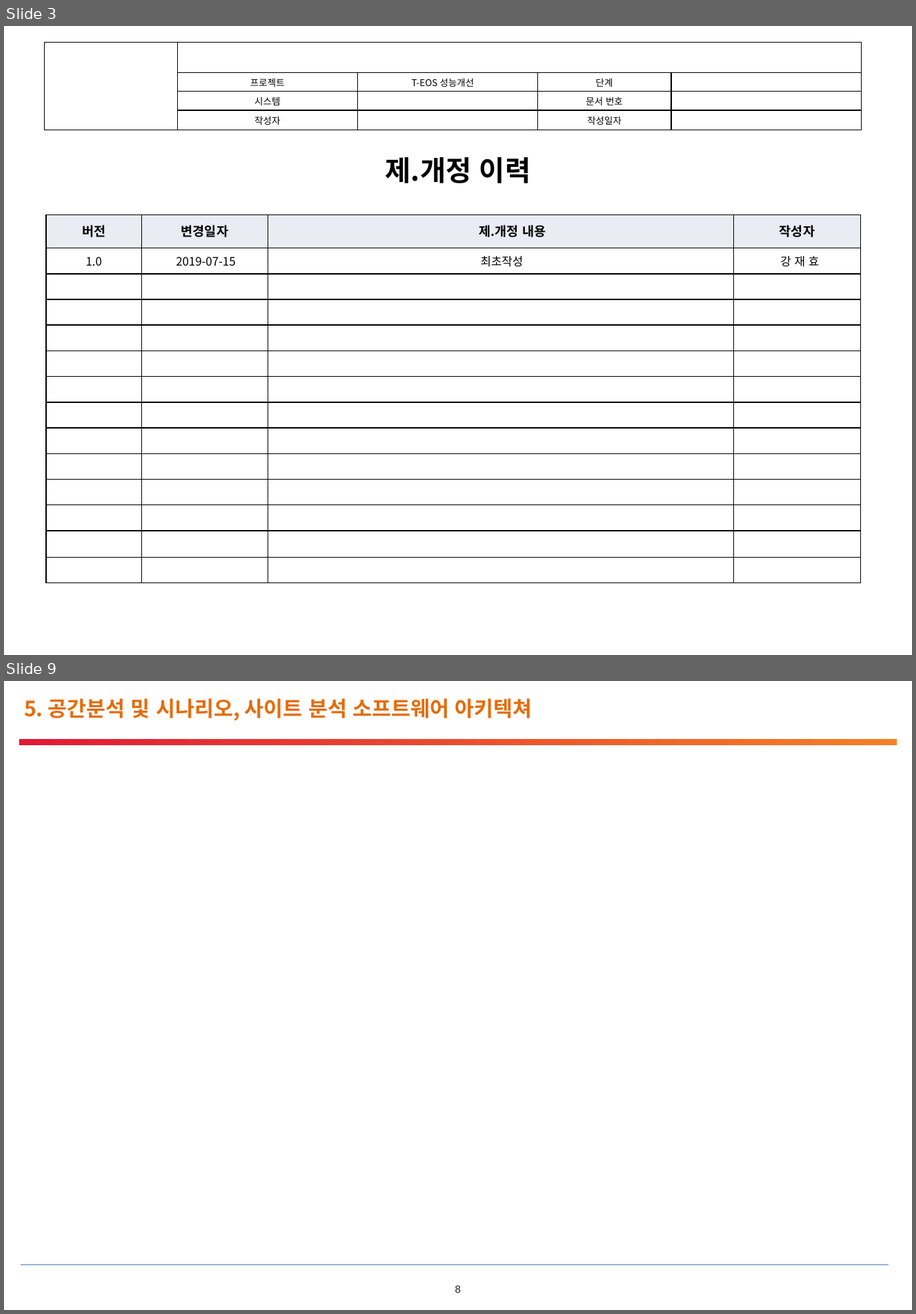
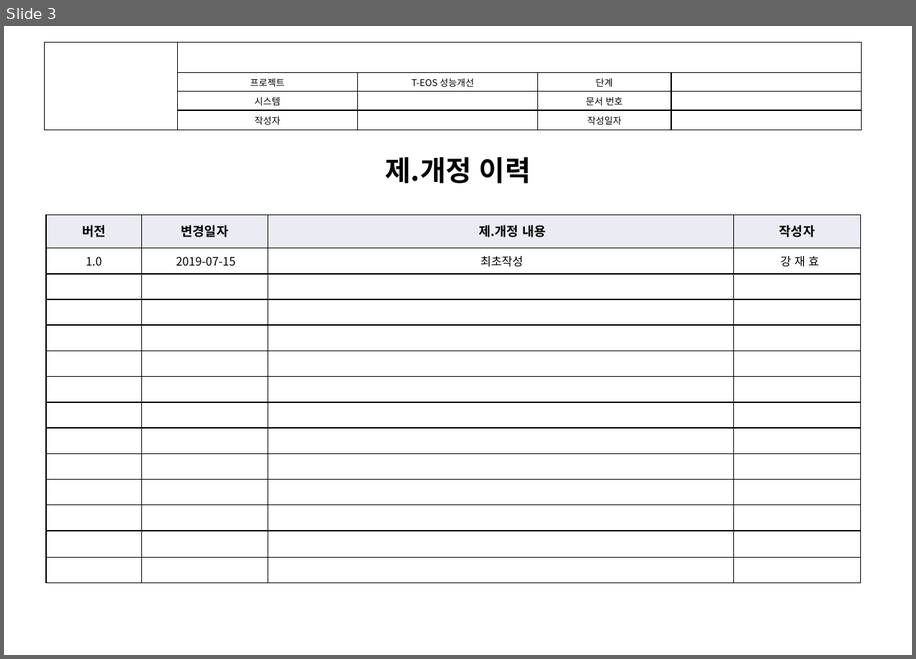
Before and after one commit to pmosoft/spark_scala, a slide deck: eos/02.설계/TEOSPI-아키텍처 정의서_v0.5_20190828.pptx. Shown one above the other, each under a label of ours: slides 3 and 9 before the commit, slide 3 after it; the slides between them are not shown. The pictures are 916x1314 and 916x659 pixels, drawn with LibreOffice and Linux fonts; fonts in the diff are those of the drawing; background and template pictures are left out. Boxes give left, top, right and bottom in pixels: in the first picture for what was removed or moved away, otherwise in the second. Text is boxed around its words. In the diff, an @@ line names an element or a change of style, - is before the commit and + after.

```diff
--- a/eos/02.설계/TEOSPI-아키텍처 정의서_v0.5_20190828.pptx
+++ b/eos/02.설계/TEOSPI-아키텍처 정의서_v0.5_20190828.pptx
@@ slide 9 removed at [4,681,912,1310], background #FFFFFF @@
@@ text removed at [24,698,533,721] @@
-5. 공간분석 및 시나리오, 사이트 분석 소프트웨어 아키텍쳐
@@ rectangle removed at [19,739,897,746] @@
@@ line removed from (21, 1265) to (889, 1265) @@
@@ page number removed at [455,1285,461,1292] @@
-8
```
Also in this commit, not shown: 4 slides changed, 3 slides added, 1 other slide removed, 4 other files.
